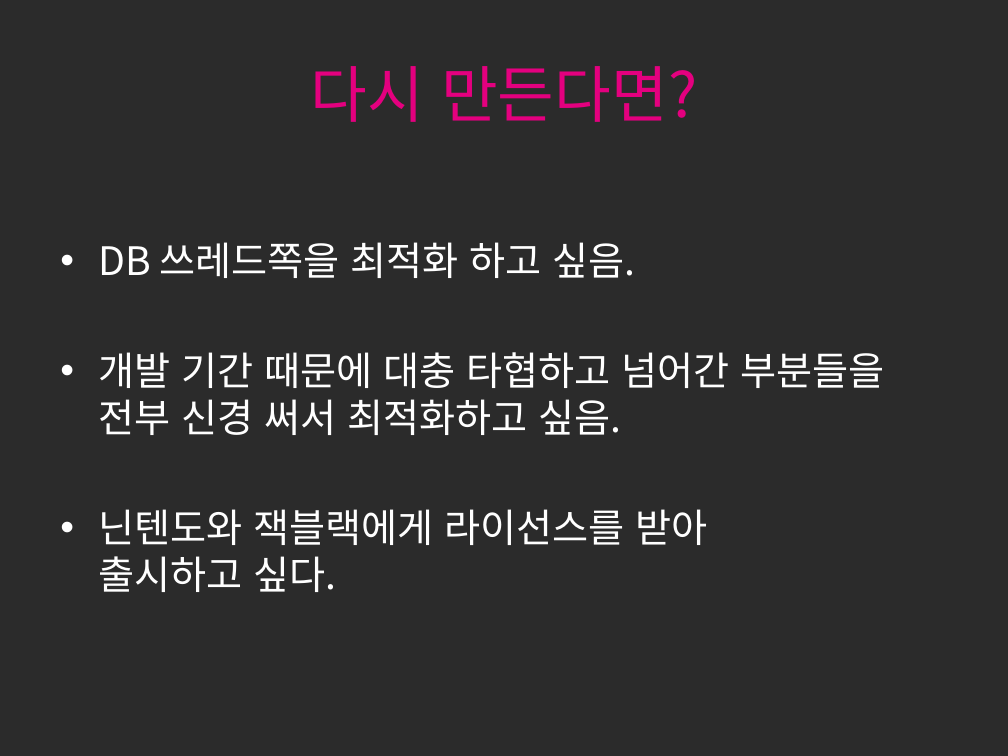
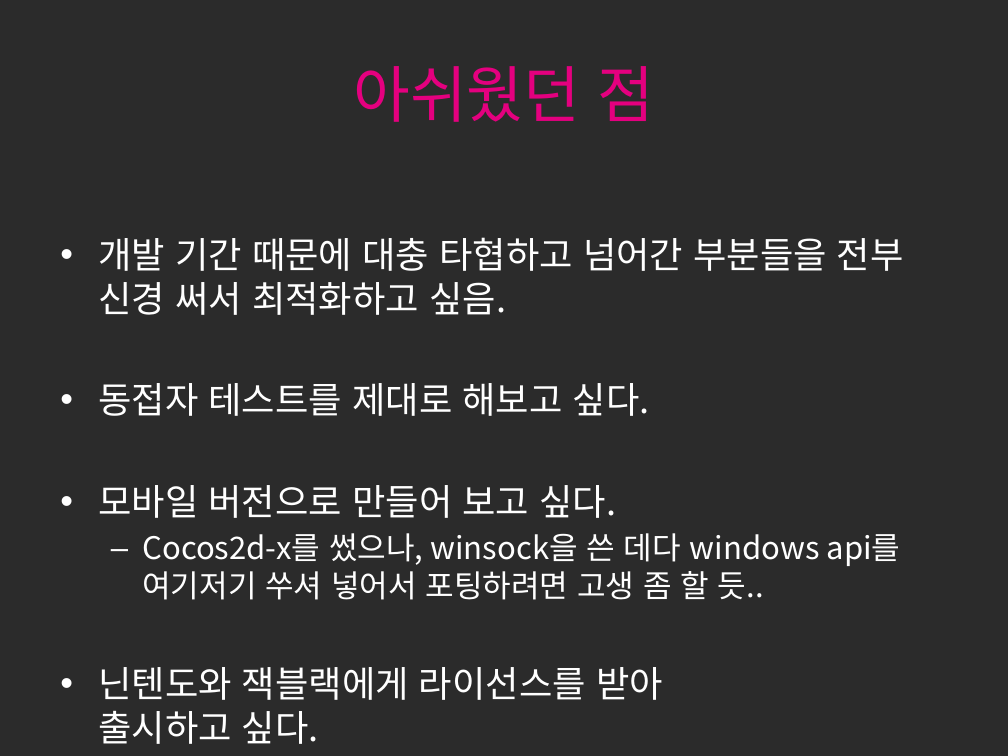
Before and after one commit to seokmin/2016ServerProject, a slide deck: slide 34 of 서버프로젝트.pptx. Drawn at 1008x756 pixels with LibreOffice and Linux fonts; fonts in the diff are those of the drawing; background and template pictures are left out; a plain dark background stands for a picture behind light text. Boxes give left, top, right and bottom in pixels: in the first picture for what was removed or moved away, otherwise in the second. Text is boxed around its words. In the diff, an @@ line names an element or a change of style, - is before the commit and + after.

Commit message:
아쉬웠던 점 추가

```diff
--- a/서버프로젝트.pptx
+++ b/서버프로젝트.pptx
@@ title at (x1=354, y1=66, x2=654, y2=122): text changed @@
-다시 만든다면?
+아쉬웠던 점
@@ text at (x1=98, y1=237, x2=904, y2=744): size 28 to 25.9 pt in "개발 기간 때문에 대충 타협하고 넘어간 부분들을 ...", "닌텐도와 잭블랙에게 라이선스를 받아 출시하고 싶다." @@
@@ text at (x1=98, y1=242, x2=636, y2=278): paragraph removed @@
-• DB 쓰레드쪽을 최적화 하고 싶음.
@@ text at (x1=98, y1=383, x2=901, y2=600): paragraphs added @@
+• 동접자 테스트를 제대로 해보고 싶다.
+• 모바일 버전으로 만들어 보고 싶다.
+  – Cocos2d-x를 썼으나, winsock을 쓴 데다 windows api를 여기저기 쑤셔 넣어서 포팅하려면 고생 좀 할 듯..
```
Also in this commit, not shown: 1 other slide changed.
